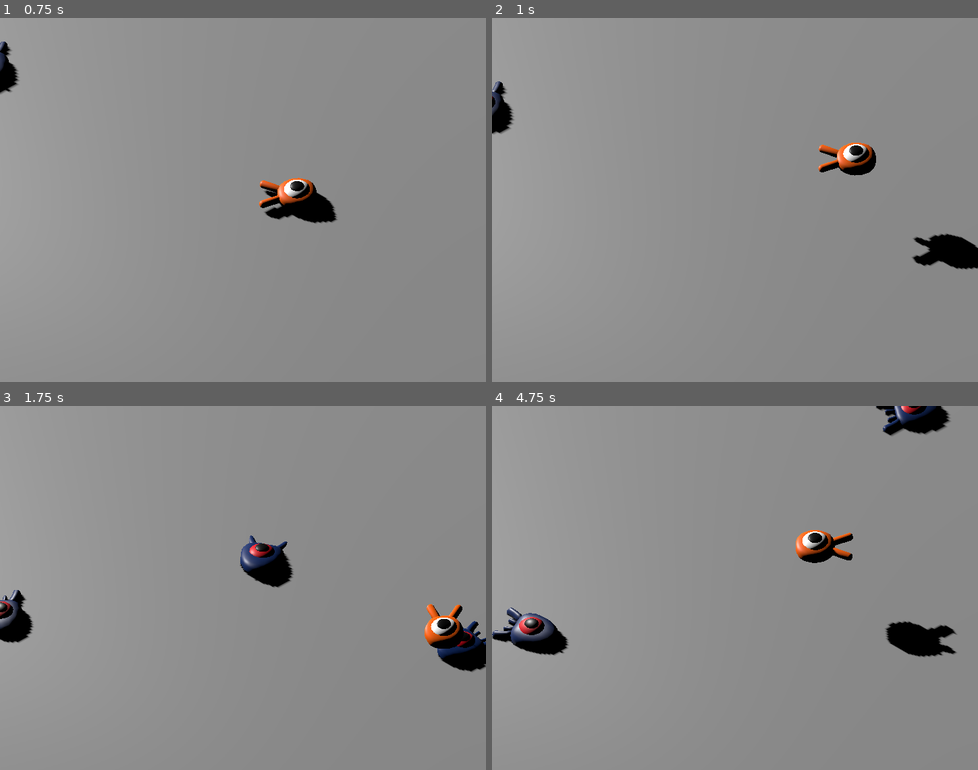
Above: before the commit, frames 1-4 (two rows, left to right).
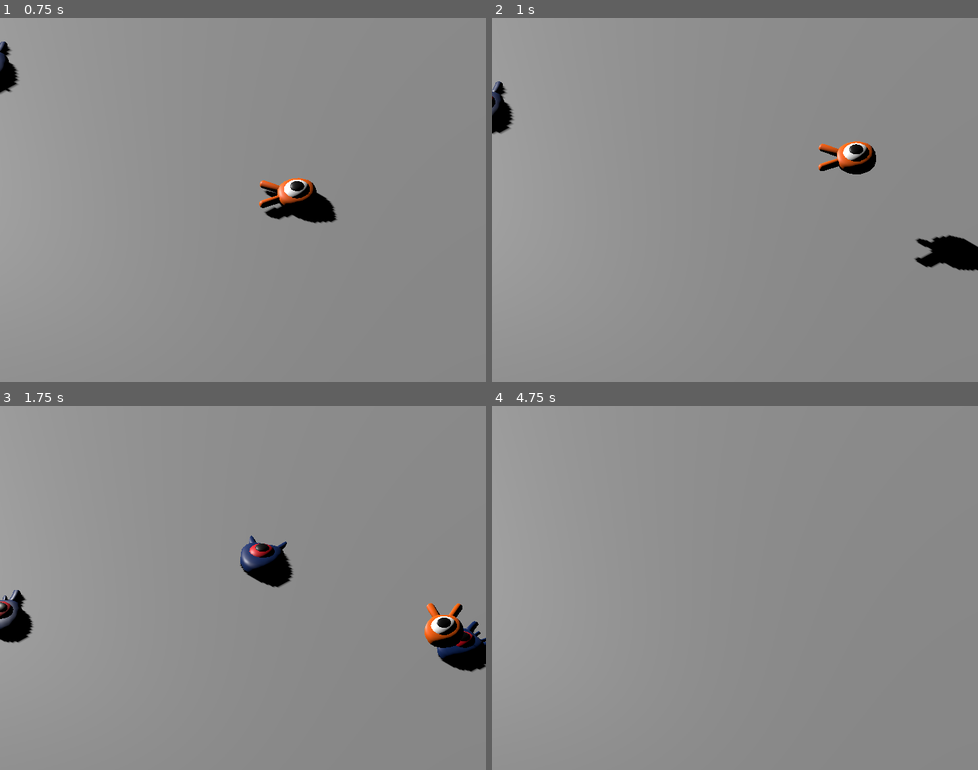
Above: after the commit, the same moments.

Repository: sierrawild/Godot-Games
Game: Godot game, scene res://main.tscn
Same seed, same stepped clock (60 frames per second), same inputs: the game is played once before the commit and once after it.
Inputs:
- Up to frame 1 (0.75 s): tap Enter at 0.5 s; hold D (move_right) from 0.53 s (still down)
- Up to frame 2 (1 s): keep holding D (move_right); tap Space (jump) at 0.77 s
- Up to frame 3 (1.75 s): release D (move_right) at 1.28 s; hold S (move_back) from 1.28 s (still down); tap Space (jump) at 1.52 s
- Up to frame 4 (4.75 s): release S (move_back) at 2.03 s; hold D (move_right) 2.03-2.78 s; hold W (move_forward) 2.78-3.53 s; tap Space (jump) at 3.02, 3.77, 4.52 s; hold A (move_left) from 3.53 s (still down)

Frame 1 is identical in both runs. In frame 2, 0.5% of the frame differs, in the area x 67-100%, y 33-70%; in frame 3, 0.2%; in frame 4, 3.9%, in the area x 0-96%, y 0-70%.

Commit message:
Trouble shoot allot. Now we will tackle Score and replay

Diff:
--- a/3d_squash_the_creeps/main.gd
+++ b/3d_squash_the_creeps/main.gd
@@ -1,16 +1,6 @@
 extends Node
 
 @export var mob_scene: PackedScene
-
-# Called when the node enters the scene tree for the first time.
-func _ready() -> void:
-	pass # Replace with function body.
-
-
-# Called every frame. 'delta' is the elapsed time since the previous frame.
-func _process(delta: float) -> void:
-	pass
-
 
 func _on_mob_timer_timeout() -> void:
 	var mob = mob_scene.instantiate()
@@ -21,3 +11,7 @@
 	mob.initialize(mob_spawn_location.position, player_position)
 
 	add_child(mob)
+
+
+func _on_player_hit() -> void:
+	$MobTimer.stop()
--- a/3d_squash_the_creeps/main.tscn
+++ b/3d_squash_the_creeps/main.tscn
@@ -87,4 +87,5 @@
 wait_time = 0.5
 autostart = true
 
+[connection signal="hit" from="Player" to="." method="_on_player_hit"]
 [connection signal="timeout" from="MobTimer" to="." method="_on_mob_timer_timeout"]
--- a/3d_squash_the_creeps/mob.gd
+++ b/3d_squash_the_creeps/mob.gd
@@ -1,9 +1,10 @@
 extends CharacterBody3D
 
-signal squashed
 
 @export var min_speed = 10
 @export var max_speed = 18
+
+signal squashed
 
 func _physics_process(delta: float) -> void:
 	move_and_slide()
--- a/3d_squash_the_creeps/player.gd
+++ b/3d_squash_the_creeps/player.gd
@@ -1,9 +1,12 @@
 extends CharacterBody3D
+
+signal hit
 
 @export var speed = 14
 @export var fall_acceleration = 75
 @export var jump_impulse = 20
 @export var bounce_impulse = 16
+
 
 var target_velocity = Vector3.ZERO
 
@@ -29,9 +32,6 @@
 	if not is_on_floor():
 		target_velocity.y = target_velocity.y - (fall_acceleration * delta)
 
-	# moving character
-	velocity = target_velocity
-	move_and_slide()
 
 	# jump
 	if is_on_floor() and Input.is_action_just_pressed("jump"):
@@ -50,3 +50,15 @@
 				mob.squash()
 				target_velocity.y = bounce_impulse
 				break
+
+	# moving character
+	velocity = target_velocity
+	move_and_slide()
+
+func die():
+	hit.emit()
+	queue_free()
+
+
+func _on_mob_detector_body_entered(body: Node3D) -> void:
+	die()
--- a/3d_squash_the_creeps/player.tscn
+++ b/3d_squash_the_creeps/player.tscn
@@ -6,8 +6,12 @@
 [sub_resource type="SphereShape3D" id="SphereShape3D_onrkg"]
 radius = 1.0571936
 
+[sub_resource type="CylinderShape3D" id="CylinderShape3D_onrkg"]
+height = 0.25500488
+radius = 0.93847656
+
 [node name="Player" type="CharacterBody3D" unique_id=462511016]
-collision_layer = 7
+collision_layer = 5
 script = ExtResource("1_onrkg")
 
 [node name="Pivot" type="Node3D" parent="." unique_id=1757664635]
@@ -17,3 +21,14 @@
 [node name="CollisionShape3D" type="CollisionShape3D" parent="." unique_id=1443903163]
 transform = Transform3D(1, 0, 0, 0, 1, 0, 0, 0, 1, 0, 0.6149154, 0)
 shape = SubResource("SphereShape3D_onrkg")
+
+[node name="MobDetector" type="Area3D" parent="." unique_id=6873233]
+collision_layer = 0
+collision_mask = 2
+monitorable = false
+
+[node name="CollisionShape3D" type="CollisionShape3D" parent="MobDetector" unique_id=189633802]
+transform = Transform3D(1, 0, 0, 0, 1, 0, 0, 0, 1, 0, 0.42540622, 0)
+shape = SubResource("CylinderShape3D_onrkg")
+
+[connection signal="body_entered" from="MobDetector" to="." method="_on_mob_detector_body_entered"]
